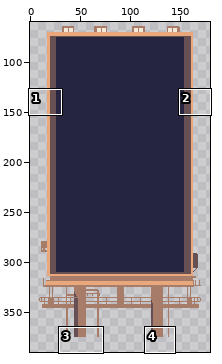
Pixel-art file -- img/mobile.aseprite. The picture above shows the old version from afar; the outline marks the close-up.
Close-up. Old version:
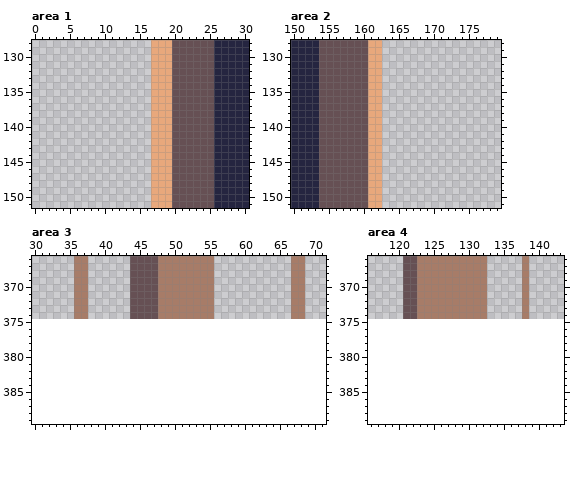
180x360 pixels, 1 frame. Shown: area 1: x 0..30, y 128..151; area 2: x 150..179, y 128..151; area 3: x 30..71, y 366..389; area 4: x 116..143, y 366..389. The old version is drawn lined up with the new one, on the new canvas. The wide view leaves out empty margins.
And afterwards:
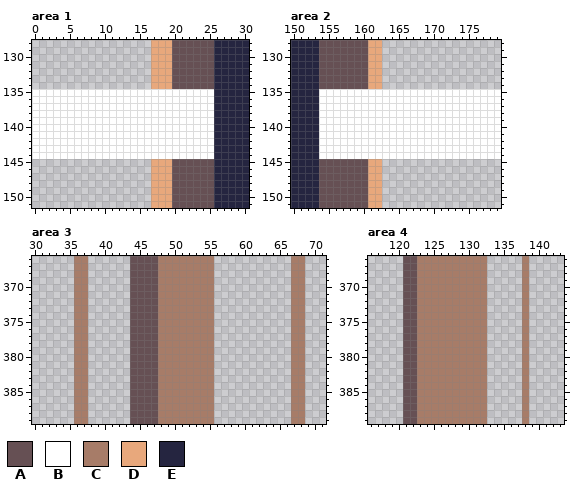
Palette (. is transparent): A #665054  B #ffffff  C #a77c68  D #e8a87c  E #252540
Changes in this commit:
canvas 180x360 -> 180x390, the old top-left corner now at 0,15
Changed rows in their new state; - is an unchanged pixel.
Area 1:
first column x 0:
135 BBBBBBBBBBBBBBBBBBBBBBBBBB
136 BBBBBBBBBBBBBBBBBBBBBBBBBB
137 BBBBBBBBBBBBBBBBBBBBBBBBBB
138 BBBBBBBBBBBBBBBBBBBBBBBBBB
139 BBBBBBBBBBBBBBBBBBBBBBBBBB
140 BBBBBBBBBBBBBBBBBBBBBBBBBB
141 BBBBBBBBBBBBBBBBBBBBBBBBBB
142 BBBBBBBBBBBBBBBBBBBBBBBBBB
143 BBBBBBBBBBBBBBBBBBBBBBBBBB
144 BBBBBBBBBBBBBBBBBBBBBBBBBB
Area 2:
first column x 154:
135 BBBBBBBBBBBBBBBBBBBBBBBBBB
136 BBBBBBBBBBBBBBBBBBBBBBBBBB
137 BBBBBBBBBBBBBBBBBBBBBBBBBB
138 BBBBBBBBBBBBBBBBBBBBBBBBBB
139 BBBBBBBBBBBBBBBBBBBBBBBBBB
140 BBBBBBBBBBBBBBBBBBBBBBBBBB
141 BBBBBBBBBBBBBBBBBBBBBBBBBB
142 BBBBBBBBBBBBBBBBBBBBBBBBBB
143 BBBBBBBBBBBBBBBBBBBBBBBBBB
144 BBBBBBBBBBBBBBBBBBBBBBBBBB
Area 3:
first column x 36:
375 CC------AAAACCCCCCCC-----------CC
376 CC------AAAACCCCCCCC-----------CC
377 CC------AAAACCCCCCCC-----------CC
378 CC------AAAACCCCCCCC-----------CC
379 CC------AAAACCCCCCCC-----------CC
380 CC------AAAACCCCCCCC-----------CC
381 CC------AAAACCCCCCCC-----------CC
382 CC------AAAACCCCCCCC-----------CC
383 CC------AAAACCCCCCCC-----------CC
384 CC------AAAACCCCCCCC-----------CC
385 CC------AAAACCCCCCCC-----------CC
386 CC------AAAACCCCCCCC-----------CC
387 CC------AAAACCCCCCCC-----------CC
388 CC------AAAACCCCCCCC-----------CC
389 CC------AAAACCCCCCCC-----------CC
Area 4:
first column x 121:
375 AACCCCCCCCCC-----C
376 AACCCCCCCCCC-----C
377 AACCCCCCCCCC-----C
378 AACCCCCCCCCC-----C
379 AACCCCCCCCCC-----C
380 AACCCCCCCCCC-----C
381 AACCCCCCCCCC-----C
382 AACCCCCCCCCC-----C
383 AACCCCCCCCCC-----C
384 AACCCCCCCCCC-----C
385 AACCCCCCCCCC-----C
386 AACCCCCCCCCC-----C
387 AACCCCCCCCCC-----C
388 AACCCCCCCCCC-----C
389 AACCCCCCCCCC-----C
